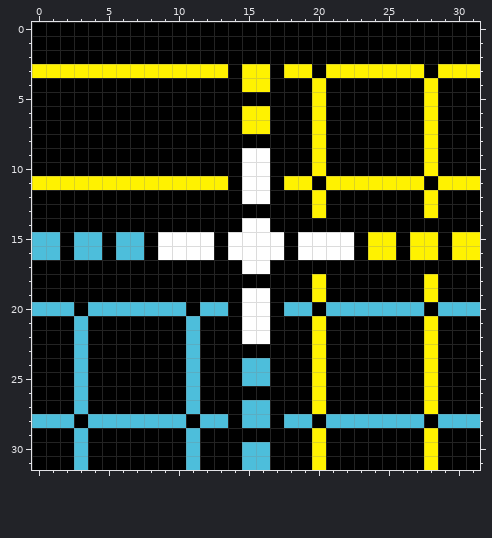
Edited in one commit: pixel-art sprite (src/Images/top_T.png). Above, as it was before the edit.
The file is 32x32 pixels.
After the commit:
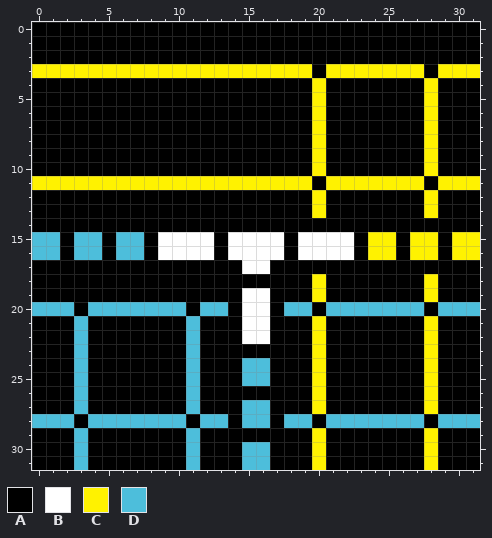
Palette (. is transparent): A #000000  B #ffffff  C #fff200  D #4dbedb
From old to new:
@@ x 12..19 @@
  2 AAAAAAAA
- 3 CCACCACC
- 4 AAACCAAA
+ 3 CCCCCCCC
+ 4 AAAAAAAA
  5 AAAAAAAA
- 6 AAACCAAA
- 7 AAACCAAA
+ 6 AAAAAAAA
+ 7 AAAAAAAA
  8 AAAAAAAA
- 9 AAABBAAA
-10 AAABBAAA
-11 CCABBACC
-12 AAABBAAA
+ 9 AAAAAAAA
+10 AAAAAAAA
+11 CCCCCCCC
+12 AAAAAAAA
 13 AAAAAAAA
-14 AAABBAAA
+14 AAAAAAAA
 15 BABBBBAB
Boxes around the changes in both pictures, in picture pixels (x1, y1, x2, y2):
changed: (228, 64, 284, 232)
